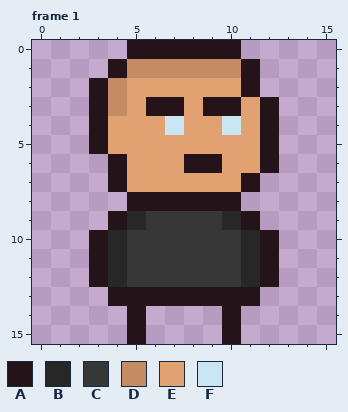
File history of a pixel-art file, Unnamed Game/Assets/UnnamedGame/LivingEntities/Player/Sprites/player.aseprite. The first picture shows the starting point.
16x16 pixels, 7 frames. Shown: frame 1.
Palette (. is transparent): A #25131a  B #272727  C #373737  D #c48c64  E #e1a171  F #cae6f5
Pixels before, frame 1, first column x 3:
 0 ..AAAAAA..
 1 .ADDDDDDA.
 2 ADEEEEEEA.
 3 ADEAAEAAEA
 4 AEEEFEEFEA
 5 AEEEEEEEEA
 6 .AEEEAAEEA
 7 .AEEEEEEA.
 8 ..AAAAAA..
 9 .ABCCCCBA.
10 ABCCCCCCBA
11 ABCCCCCCBA
12 ABCCCCCCBA
13 .AAAAAAAA.
14 ..A....A..
15 ..A....A..
Now the later version:
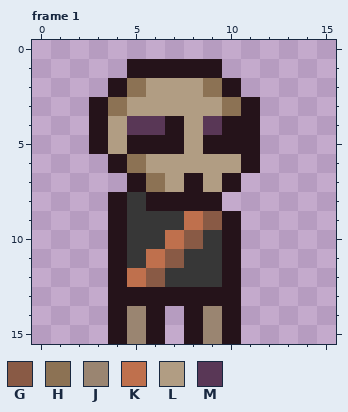
Colours new in this view: G #895a45  H #8c7254  J #9a8571  K #bf704d  L #b19d83  M #593756
What changed:
Changed rows in their new state; - is an unchanged pixel.
Frame 1, layer "Idle":
first column x 3:
 0 --......--
 1 -.AAAAA..-
 2 .AHLLLHA.-
 3 -HLLLLLHA.
 4 -LMMALMAA.
 5 -LAAALAAA.
 6 --HLLLLLA.
 7 -.AHLALA.-
 8 -AC----.--
 9 --C--KGA.-
10 .A--KG-A..
11 .A-KG--A..
12 .AKG---A..
13 --------.-
14 -AJA-AJ---
15 -AJA-AJ---
Pixel boxes of the changes (left, top, right, bottom) in both pictures:
changed: (89, 40, 279, 344)
